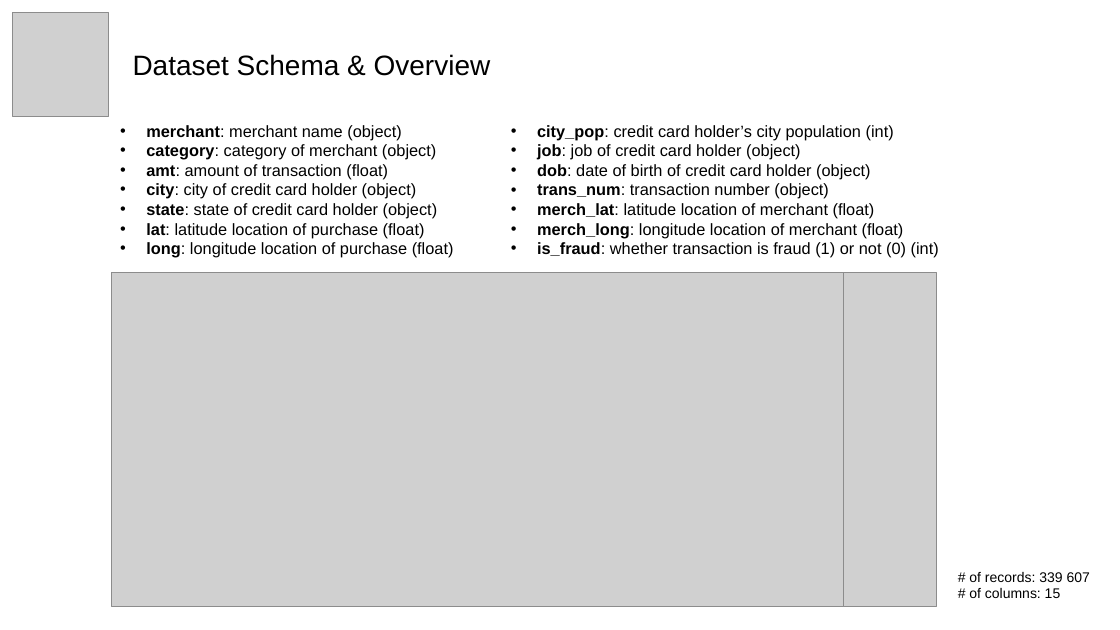
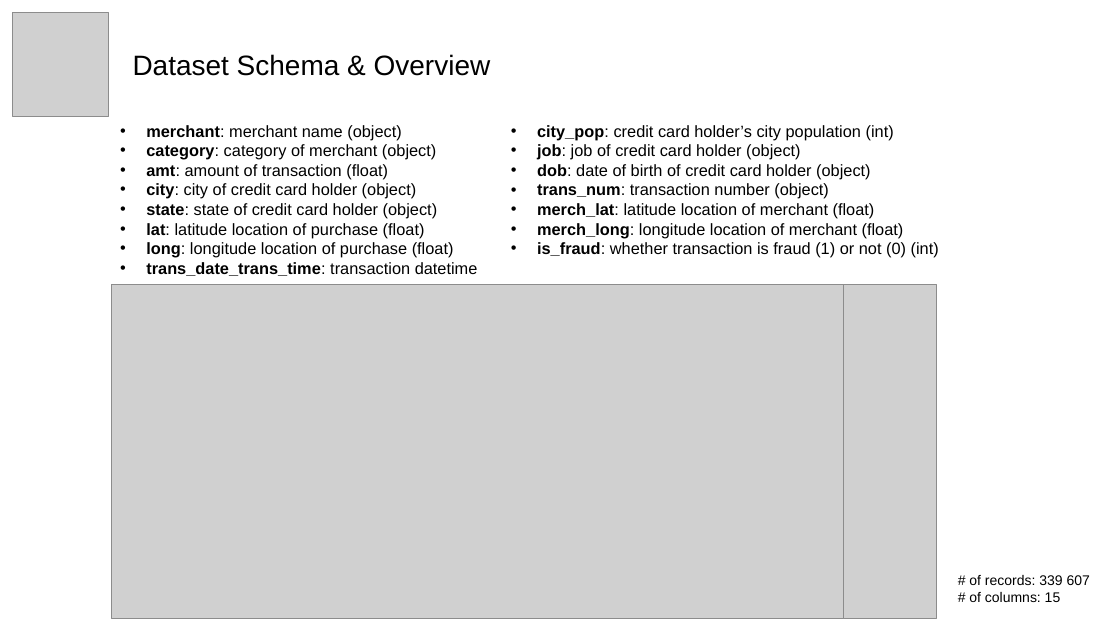
Before and after one commit to dlleonardo/credit-card-fraud-detection-xai, a slide deck: slide 3 of credit_card_fraud_detection.pptx. Drawn at 1120x630 pixels with LibreOffice and Linux fonts; fonts in the diff are those of the drawing; grey boxes stand for pictures. Boxes give left, top, right and bottom in pixels: in the first picture for what was removed or moved away, otherwise in the second. Text is boxed around its words. In the diff, an @@ line names an element or a change of style, - is before the commit and + after.

```diff
--- a/credit_card_fraud_detection.pptx
+++ b/credit_card_fraud_detection.pptx
@@ text at (x1=146, y1=262, x2=478, y2=276): paragraph added @@
+• trans_date_trans_time: transaction datetime
@@ picture moved from (x1=112, y1=272, x2=844, y2=607) to (x1=112, y1=284, x2=844, y2=618) @@
@@ picture moved from (x1=844, y1=272, x2=937, y2=607) to (x1=844, y1=284, x2=937, y2=618) @@
@@ text "# of records: 339 607" moved from (x1=969, y1=572, x2=1090, y2=598) to (x1=969, y1=575, x2=1090, y2=602) @@
```
Also in this commit, not shown: 11 other slides changed, 1 slide added, 1 slide removed, 1 other file.
